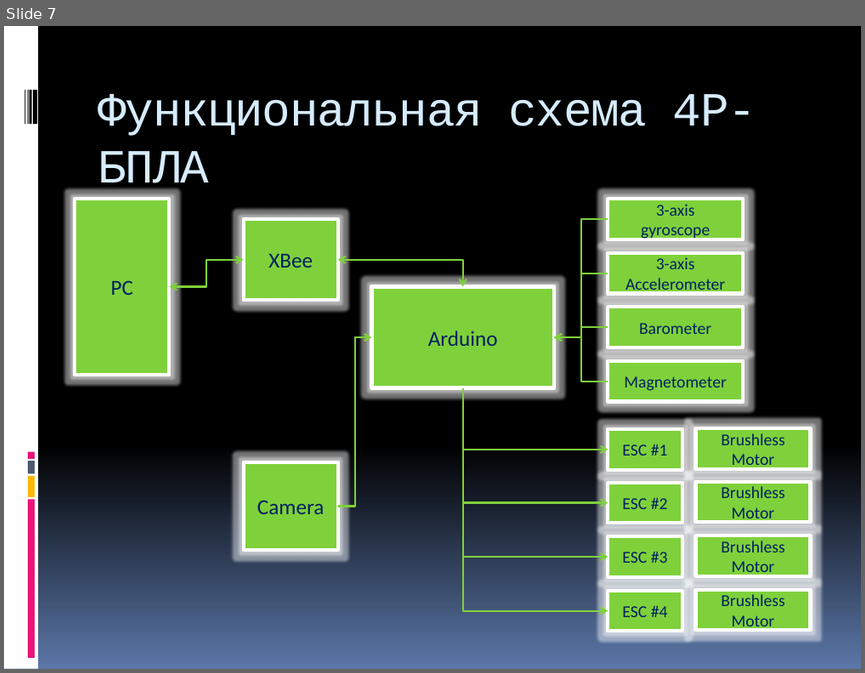
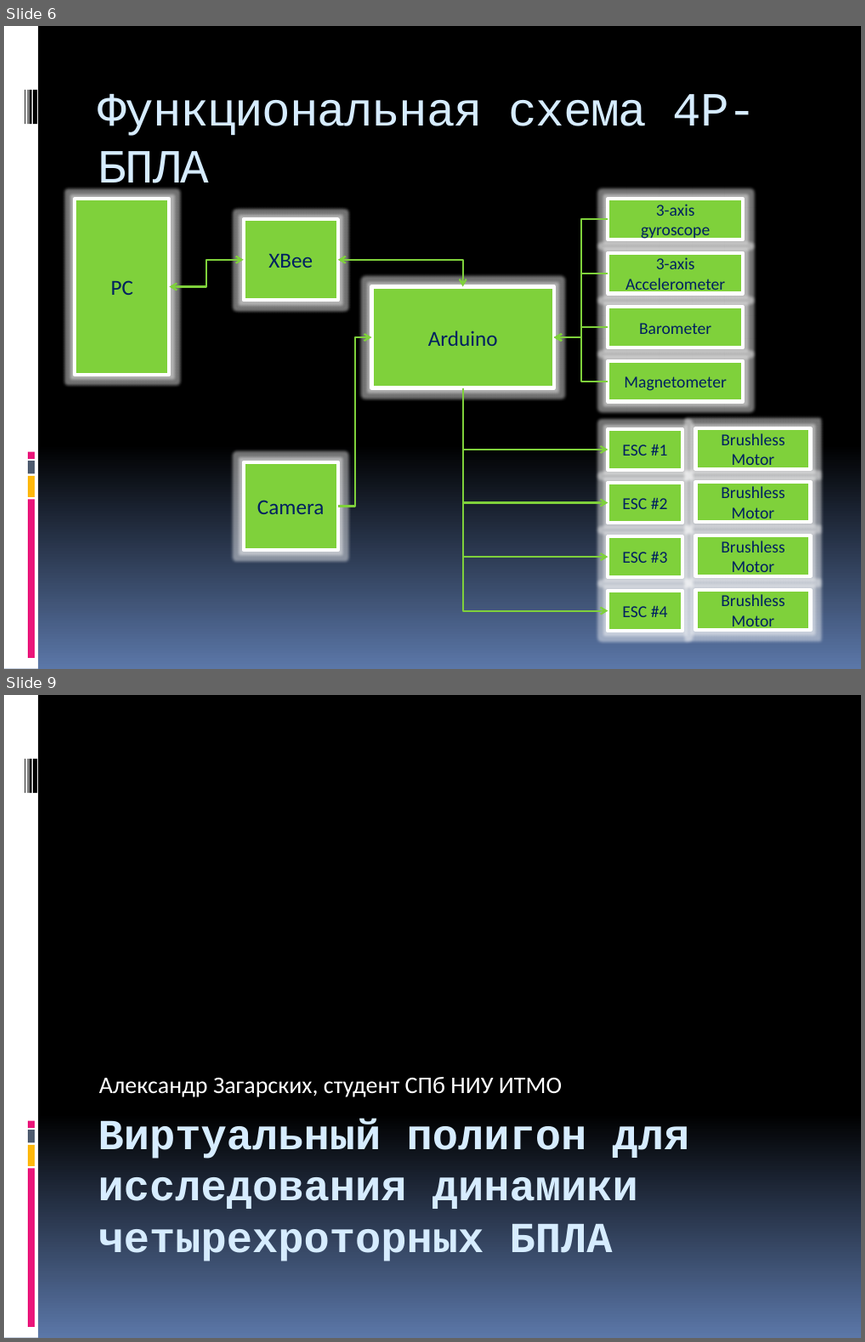
Before and after one commit to yaceq/quadro-xds, a slide deck: Docs/Medias2012.pptx. Shown one above the other, each under a label of ours: slide 7 before the commit, slides 6 and 9 after it; the slides between them are not shown. The pictures are 865x673 and 865x1342 pixels, drawn with LibreOffice and Linux fonts; fonts in the diff are those of the drawing. Boxes give left, top, right and bottom in pixels: in the first picture for what was removed or moved away, otherwise in the second. Text is boxed around its words. In the diff, an @@ line names an element or a change of style, - is before the commit and + after.

```diff
--- a/Docs/Medias2012.pptx
+++ b/Docs/Medias2012.pptx
@@ slide 9 added at <box>4,695,861,1338</box>, background gradient #000000 to #5B77A8; not listed: 9 template elements that a slide beside it also shows @@
@@ subtitle added at <box>99,1077,562,1097</box>, 20 pt, text #FFFFFF @@
+Александр Загарских, студент СПб НИУ ИТМО
@@ title added at <box>98,1117,690,1261</box>, 36 pt, text #D6ECFF, bold @@
+Виртуальный полигон для исследования динамики четырехроторных БПЛА
@@ what was slide 7 is now slide 6 @@
```
Also in this commit, not shown: 2 slides changed, 6 other slides added.
